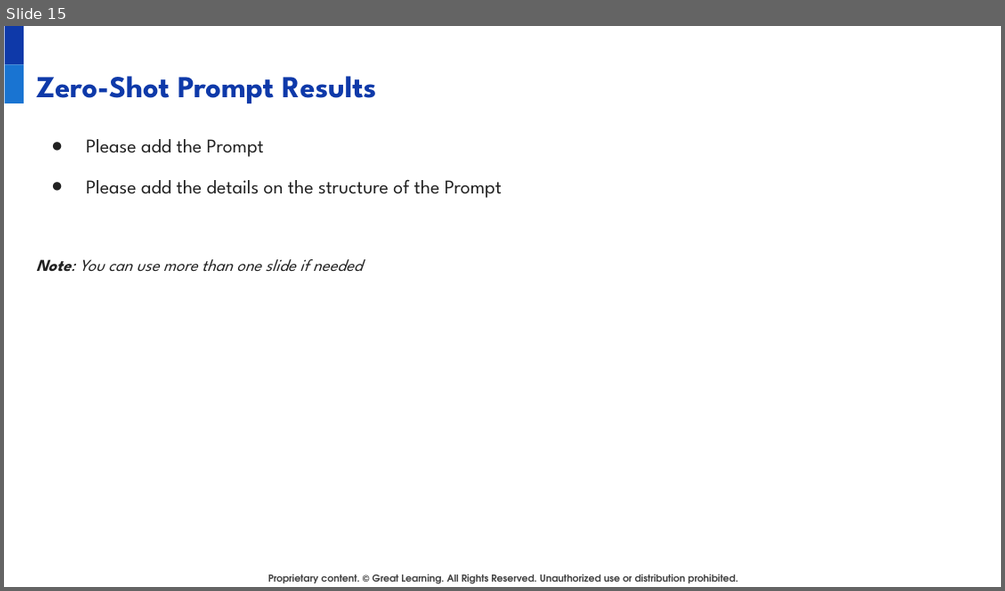
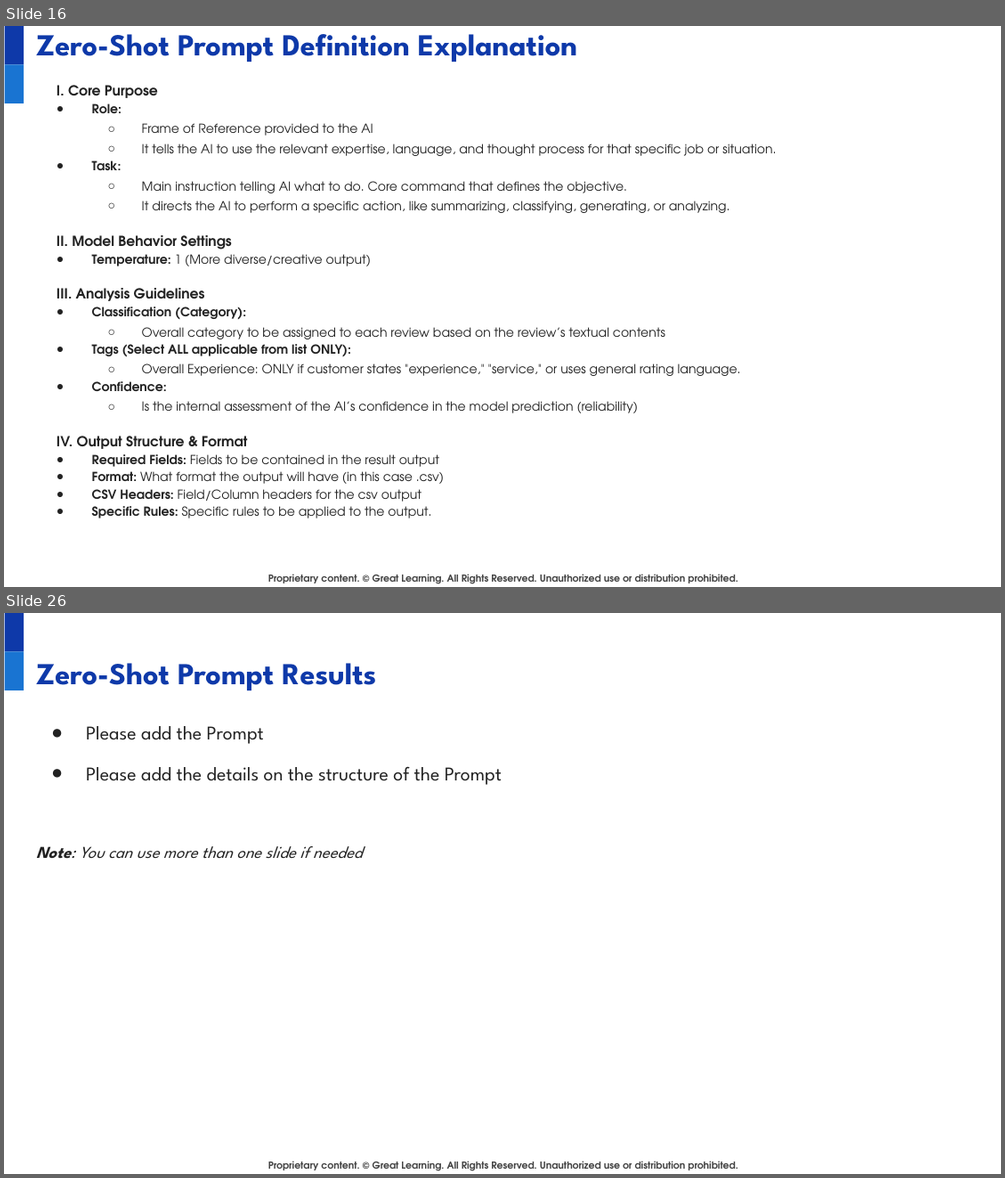
Before and after one commit to juanbucz/GreatLearning-TermProjects, a slide deck: GenAI-Powered Food Delivery Sentiment Analysis/Project Presentation - Business Applications of GenAI - John Buczkowski.pptx. Shown one above the other, each under a label of ours: slide 15 before the commit, slides 16 and 26 after it; the slides between them are not shown. The pictures are 1005x591 and 1005x1178 pixels, drawn with LibreOffice and Linux fonts; fonts in the diff are those of the drawing; background and template pictures are left out. Boxes give left, top, right and bottom in pixels: in the first picture for what was removed or moved away, otherwise in the second. Text is boxed around its words. In the diff, an @@ line names an element or a change of style, - is before the commit and + after.

Commit message:
GenAI - Food Delivery Sentiment Analysis - Zero-Shot Prompt Analysis

```diff
--- a/GenAI-Powered Food Delivery Sentiment Analysis/Project Presentation - Business Applications of GenAI - John Buczkowski.pptx
+++ b/GenAI-Powered Food Delivery Sentiment Analysis/Project Presentation - Business Applications of GenAI - John Buczkowski.pptx
@@ slide 16 added at bbox=[4, 26, 1001, 587], background #FFFFFF; not listed: 3 template elements that a slide beside it also shows @@
@@ title added at bbox=[36, 34, 577, 62], 22 pt, text #0E39A9, bold @@
+Zero-Shot Prompt Definition Explanation
@@ text added at bbox=[57, 85, 776, 518], 9 pt, text #222222 @@
+I. Core Purpose
+● Role:
+  ○ Frame of Reference provided to the AI
+  ○ It tells the AI to use the relevant expertise, language, and thought process for that specific job or situation.
+● Task:
+  ○ Main instruction telling AI what to do. Core command that defines the objective.
+  ○ It directs the AI to perform a specific action, like summarizing, classifying, generating, or analyzing.
+II. Model Behavior Settings
+● Temperature: 1 (More diverse/creative output)
+III. Analysis Guidelines
+● Classification (Category):
+  ○ Overall category to be assigned to each review based on the review’s textual contents
+● Tags (Select ALL applicable from list ONLY):
+  ○ Overall Experience: ONLY if customer states "experience," "service," or uses general rating language.
+● Confidence:
+  ○ Is the internal assessment of the AI’s confidence in the model prediction (reliability)
+IV. Output Structure & Format
+● Required Fields: Fields to be contained in the result output
+● Format: What format the output will have (in this case .csv)
+● CSV Headers: Field/Column headers for the csv output
+● Specific Rules: Specific rules to be applied to the output.
@@ what was slide 15 is now slide 26 @@
```
Also in this commit, not shown: 12 other slides added, 2 slides removed, 1 other file.
